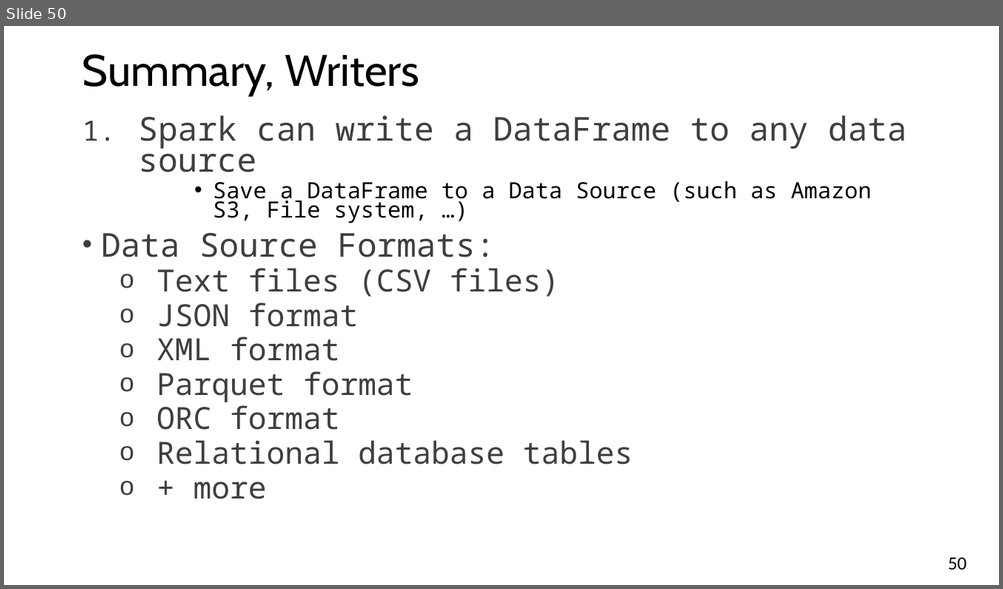
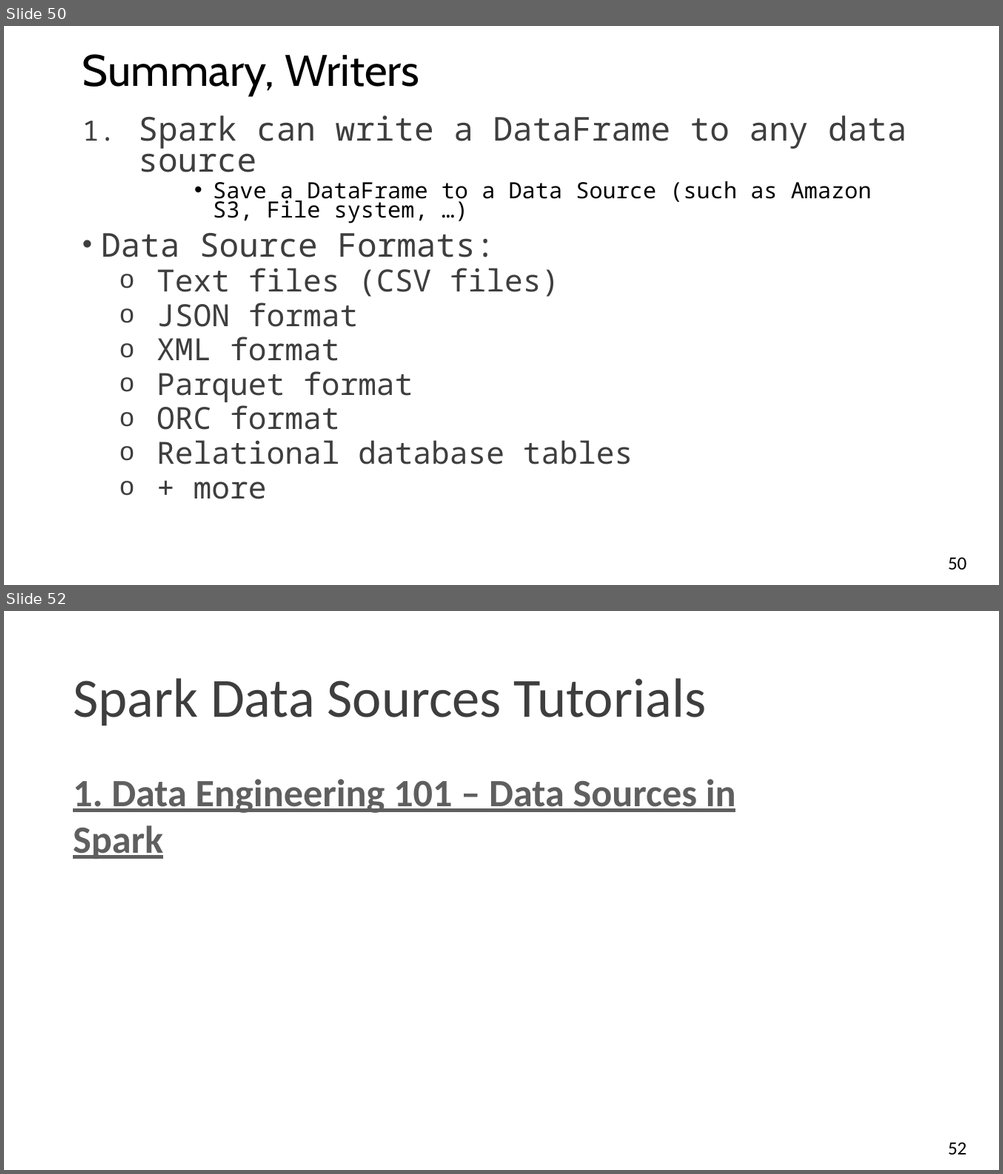
Before and after one commit to mahmoudparsian/big-data-modeling, a slide deck: slides/spark/pyspark/dataframes_slides/Lecture_Notes/10.external_data_sources_in_spark.pptx. Shown one above the other, each under a label of ours: slide 50 before the commit, slides 50 and 52 after it; the slides between them are not shown. The pictures are 1003x589 and 1003x1174 pixels, drawn with LibreOffice and Linux fonts; fonts in the diff are those of the drawing; background and template pictures are left out. Boxes give left, top, right and bottom in pixels: in the first picture for what was removed or moved away, otherwise in the second. Text is boxed around its words. In the diff, an @@ line names an element or a change of style, - is before the commit and + after.

```diff
--- a/slides/spark/pyspark/dataframes_slides/Lecture_Notes/10.external_data_sources_in_spark.pptx
+++ b/slides/spark/pyspark/dataframes_slides/Lecture_Notes/10.external_data_sources_in_spark.pptx
@@ slide 52 added at (x1=4, y1=611, x2=999, y2=1170), background #FFFFFF @@
@@ text added at (x1=73, y1=678, x2=736, y2=859), 28 pt, text #5F5F5F, bold, underline @@
+Spark Data Sources Tutorials
+1. Data Engineering 101 – Data Sources in Spark
@@ page number added at (x1=948, y1=1142, x2=966, y2=1155), 13.5 pt, text #000000 @@
+52
```
Also in this commit, not shown: 2 other slides added, 1 other file.
